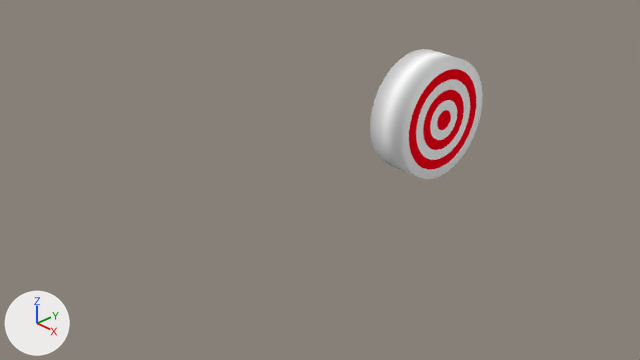
Two versions of the Blender file Blender Models/target/target.blend, one commit apart.
Both versions are drawn from the file's camera 'Camera'. The axes (+X, +Y, +Z) are drawn at lower left. The lights are the same throughout.
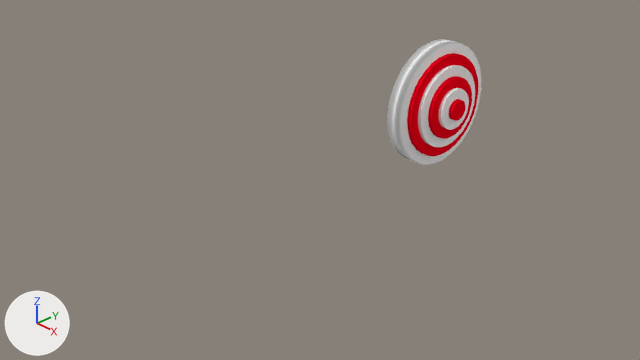
What differs and where, as boxes [x1, y1, x2, y2] in the pictures (640 x 360 px):
```json
{"object": "Cylinder", "change": "moved, rescaled", "before": [370, 49, 483, 179], "after": [387, 39, 481, 165], "on screen": "17% narrower"}
{"object": "Cylinder.001", "change": "moved, rescaled", "before": [409, 69, 476, 170], "after": [407, 53, 478, 156]}
{"object": "Cylinder.002", "change": "moved, rescaled", "before": [416, 79, 470, 160], "after": [418, 65, 475, 147]}
{"object": "Cylinder.003", "change": "moved, rescaled", "before": [423, 90, 464, 150], "after": [428, 76, 472, 139]}
{"object": "Cylinder.004", "change": "moved, rescaled", "before": [430, 100, 457, 140], "after": [438, 88, 469, 130]}
```

Edits to the scene script, one JSON object a line:
```json
{"op": "set", "path": "ob_cylinder.location", "old": "(0.883, 1.0, 0.814)", "new": "(1.0, 1.0, 1.0)"}
{"op": "set", "path": "ob_cylinder.scale", "old": "(0.76, 0.76, 0.253)", "new": "(0.76, 0.76, 0.1)"}
{"op": "set", "path": "ob_cylinder_001.location", "old": "(0.884, 1.0, 0.814)", "new": "(1.05, 1.0, 1.0)"}
{"op": "set", "path": "ob_cylinder_001.scale", "old": "(0.633, 0.633, 0.253)", "new": "(0.633, 0.633, 0.1)"}
{"op": "set", "path": "ob_cylinder_002.location", "old": "(0.885, 1.0, 0.814)", "new": "(1.1, 1.0, 1.0)"}
{"op": "set", "path": "ob_cylinder_002.scale", "old": "(0.506, 0.506, 0.253)", "new": "(0.506, 0.506, 0.1)"}
{"op": "set", "path": "ob_cylinder_003.location", "old": "(0.886, 1.0, 0.814)", "new": "(1.15, 1.0, 1.0)"}
{"op": "set", "path": "ob_cylinder_003.scale", "old": "(0.38, 0.38, 0.253)", "new": "(0.38, 0.38, 0.1)"}
{"op": "set", "path": "ob_cylinder_004.location", "old": "(0.888, 1.0, 0.814)", "new": "(1.2, 1.0, 1.0)"}
{"op": "set", "path": "ob_cylinder_004.scale", "old": "(0.253, 0.253, 0.253)", "new": "(0.253, 0.253, 0.1)"}
```
